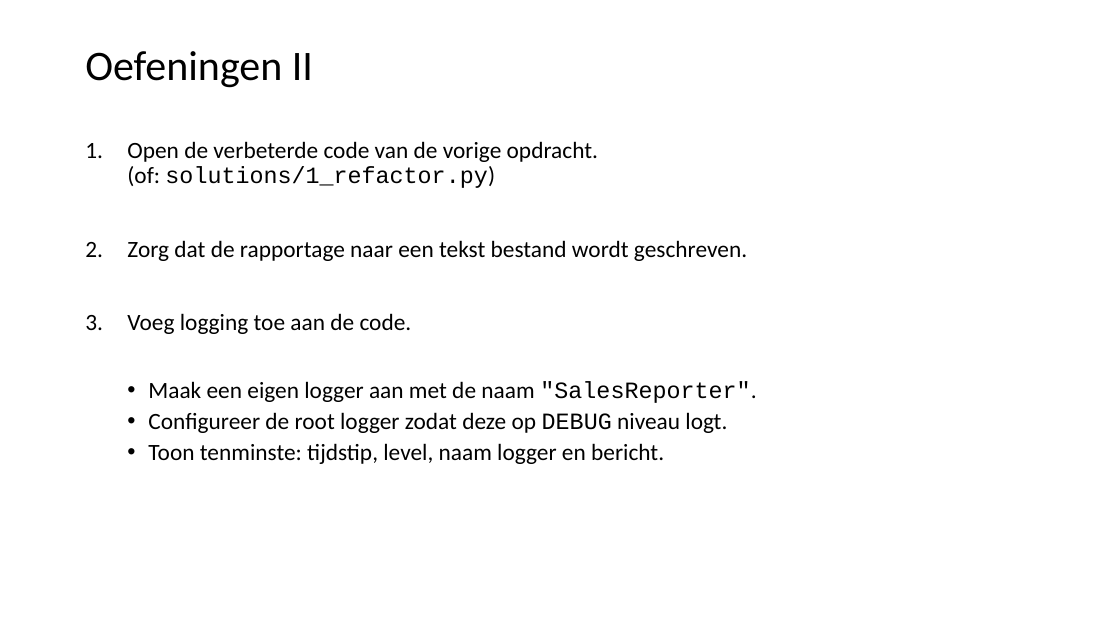
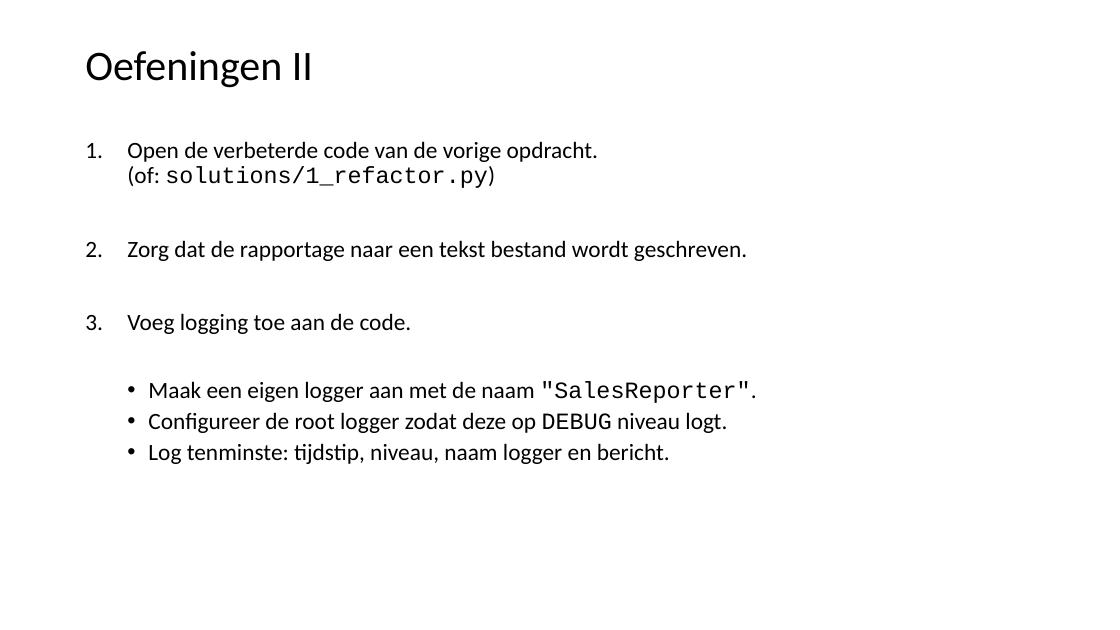
Before and after one commit to LFKoning/knowledge-sharing, a slide deck: slide 30 of python_trainees/2_production_code/python_traineeship_2.pptx. Drawn at 1120x630 pixels with LibreOffice and Linux fonts; fonts in the diff are those of the drawing. Boxes give left, top, right and bottom in pixels: in the first picture for what was removed or moved away, otherwise in the second. Text is boxed around its words. In the diff, an @@ line names an element or a change of style, - is before the commit and + after.

```diff
--- a/python_trainees/2_production_code/python_traineeship_2.pptx
+++ b/python_trainees/2_production_code/python_traineeship_2.pptx
@@ text at <box>148,443,670,464</box>: text changed @@
-  • Toon tenminste: tijdstip, level, naam logger en bericht.
+  • Log tenminste: tijdstip, niveau, naam logger en bericht.
```
Also in this commit, not shown: 7 other slides changed, 4 other files.
